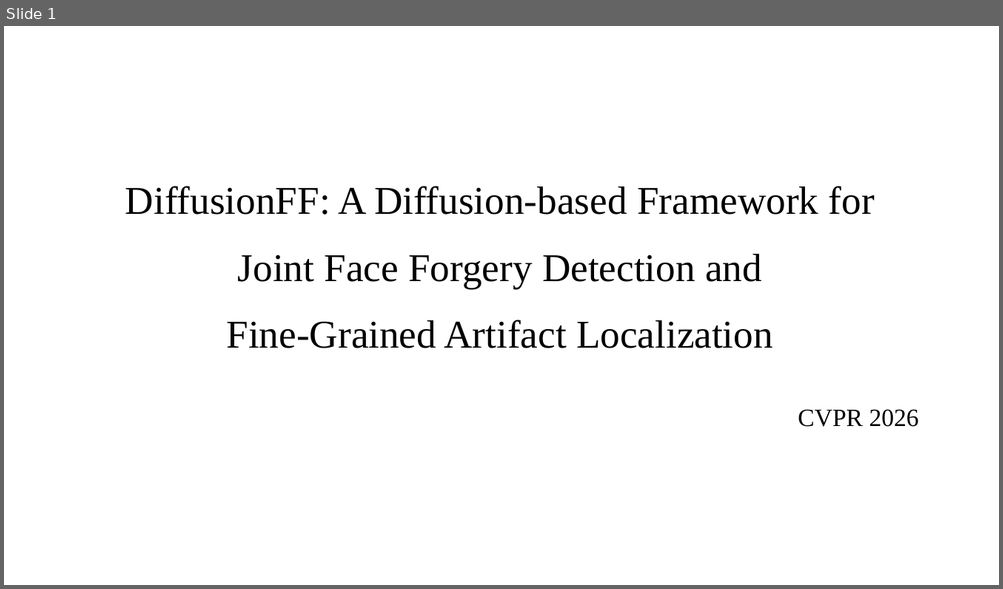
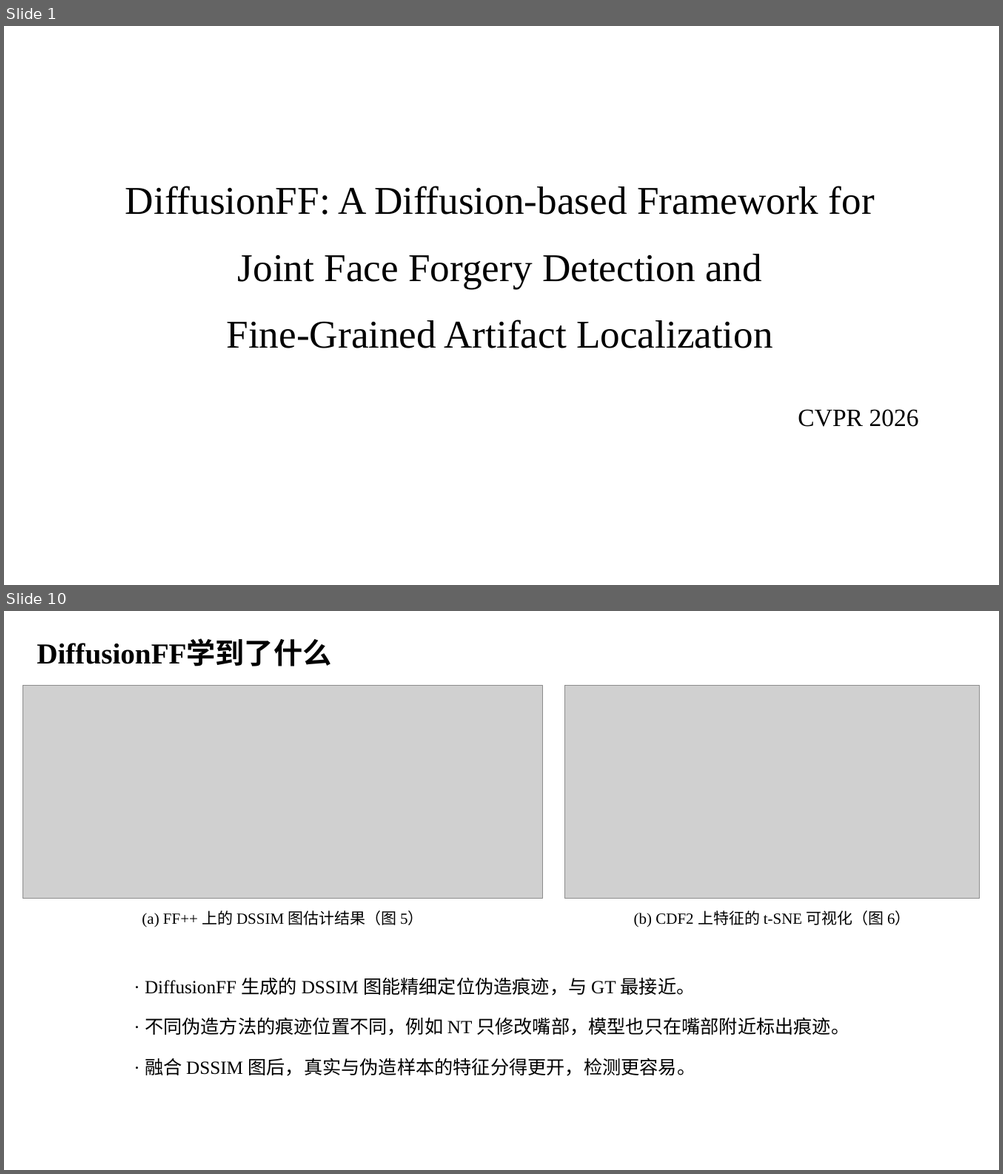
Before and after one commit to hljuzyc/Semantic-Segmentation, a slide deck: DiffusionFF汇报/DiffusionFF汇报.pptx. Shown one above the other, each under a label of ours: slide 1 before the commit, slides 1 and 10 after it; the slides between them are not shown. The pictures are 1003x589 and 1003x1174 pixels, drawn with LibreOffice and Linux fonts; fonts in the diff are those of the drawing; grey boxes stand for pictures. Boxes give left, top, right and bottom in pixels: in the first picture for what was removed or moved away, otherwise in the second. Text is boxed around its words. In the diff, an @@ line names an element or a change of style, - is before the commit and + after.

Commit message:
Simplify DiffusionFF slides to follow the template (13 slides)

```diff
--- a/DiffusionFF汇报/DiffusionFF汇报.pptx
+++ b/DiffusionFF汇报/DiffusionFF汇报.pptx
@@ slide 10 added at bbox=[4, 611, 999, 1170], background #FFFFFF @@
@@ text added at bbox=[37, 641, 331, 667], 28 pt, text #000000, bold @@
+DiffusionFF学到了什么
@@ picture added at bbox=[23, 686, 543, 898] @@
@@ picture added at bbox=[564, 686, 979, 898] @@
@@ text added at bbox=[142, 911, 424, 927], 15 pt, text #000000 @@
+(a) FF++ 上的 DSSIM 图估计结果（图 5）
@@ text added at bbox=[634, 911, 910, 927], 15 pt, text #000000 @@
+(b) CDF2 上特征的 t-SNE 可视化（图 6）
@@ text added at bbox=[145, 977, 849, 1076], 18 pt, text #000000 @@
+· DiffusionFF 生成的 DSSIM 图能精细定位伪造痕迹，与 GT 最接近。
+· 不同伪造方法的痕迹位置不同，例如 NT 只修改嘴部，模型也只在嘴部附近标出痕迹。
+· 融合 DSSIM 图后，真实与伪造样本的特征分得更开，检测更容易。
```
Also in this commit, not shown: 2 slides changed, 9 other slides added, 23 slides removed, 28 other files.
